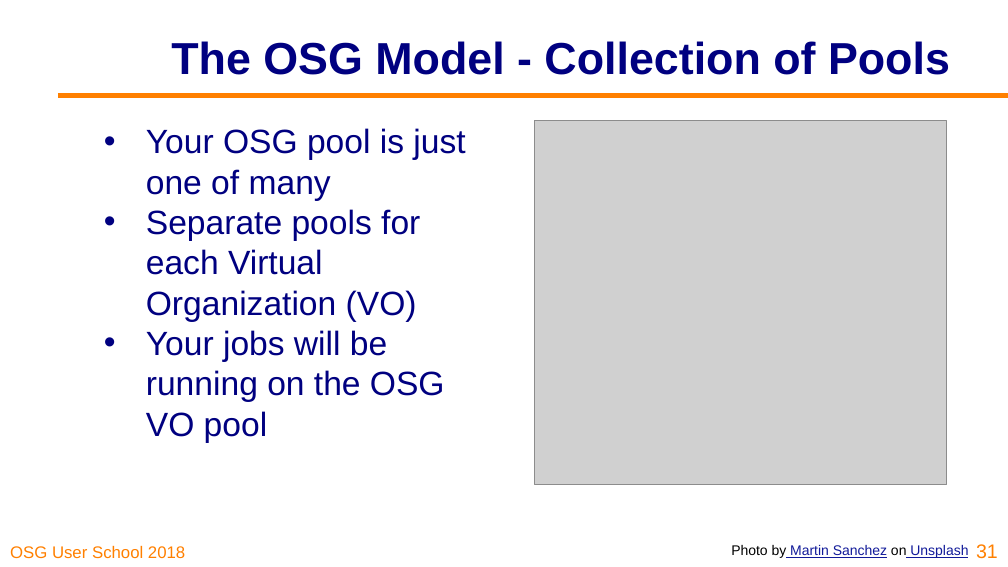
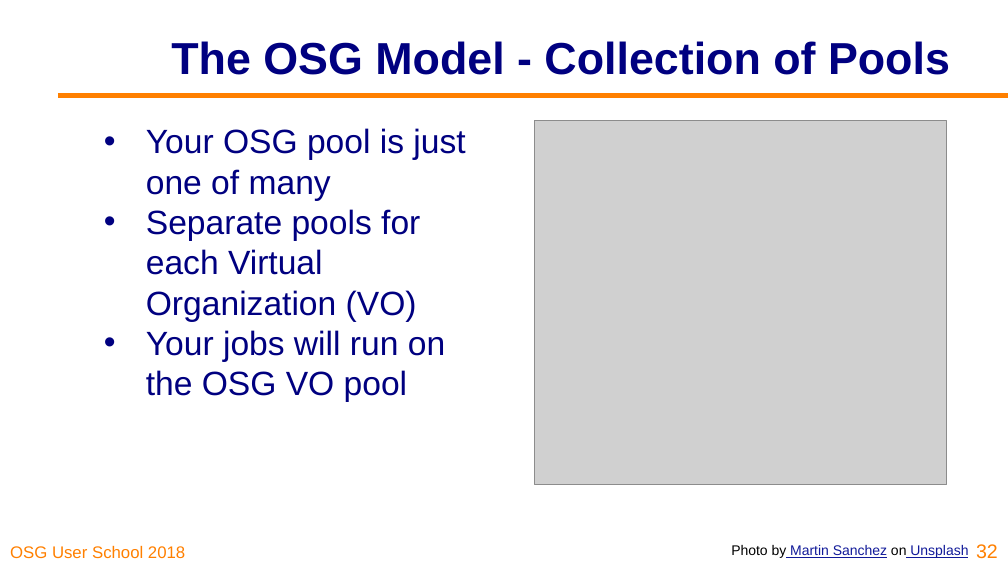
Before and after one commit to osg-htc/user-school-2018, a slide deck: slide 32 of docs/materials/day2/files/osgus18-day2-part1-intro-to-dhtc.pptx (slide 31 before the commit). Drawn at 1008x567 pixels with LibreOffice and Linux fonts; fonts in the diff are those of the drawing; grey boxes stand for pictures; background and template pictures are left out. Boxes give left, top, right and bottom in pixels: in the first picture for what was removed or moved away, otherwise in the second. Text is boxed around its words. In the diff, an @@ line names an element or a change of style, - is before the commit and + after.

```diff
--- a/docs/materials/day2/files/osgus18-day2-part1-intro-to-dhtc.pptx
+++ b/docs/materials/day2/files/osgus18-day2-part1-intro-to-dhtc.pptx
@@ text at box(146, 330, 445, 402): text changed @@
-• Your jobs will be running on the OSG VO pool
+• Your jobs will run on the OSG VO pool
@@ page number at box(976, 544, 998, 559): text changed @@
-31
+32
```
Also in this commit, not shown: 4 other slides changed, 1 slide added, 1 other file.
